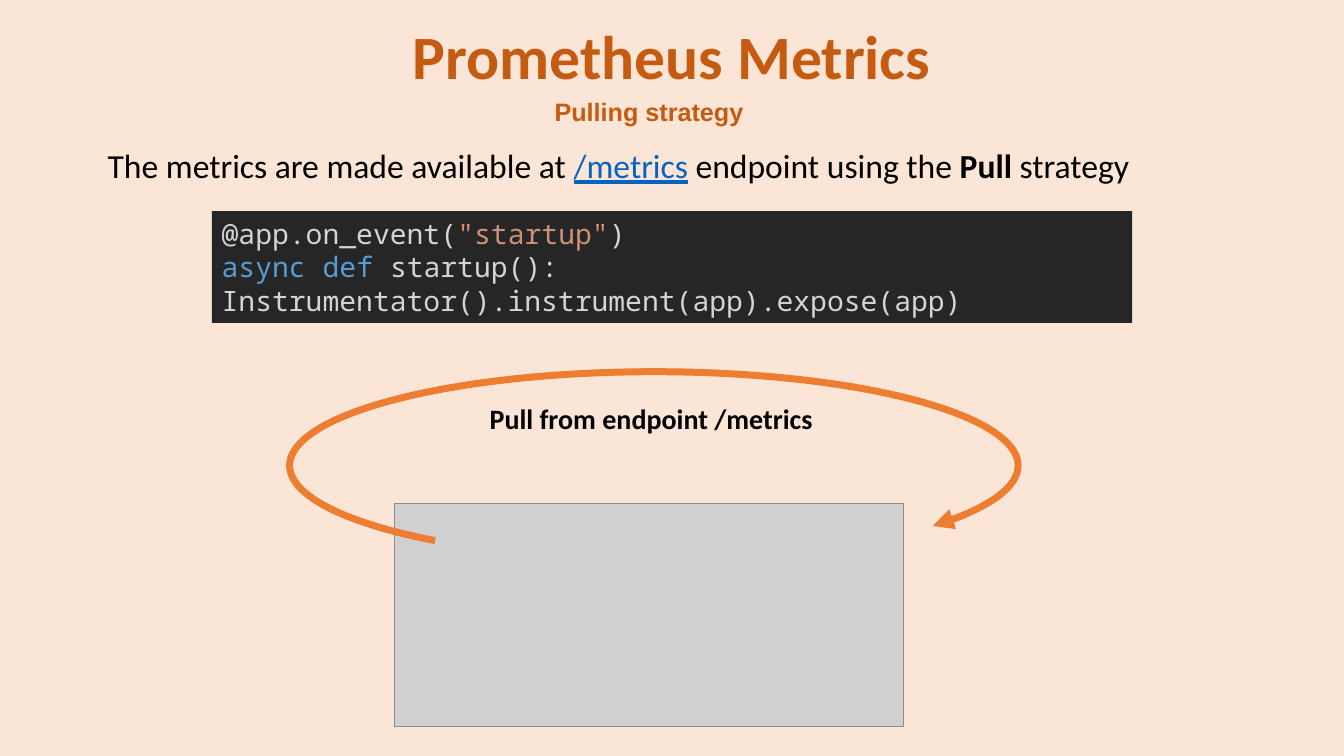
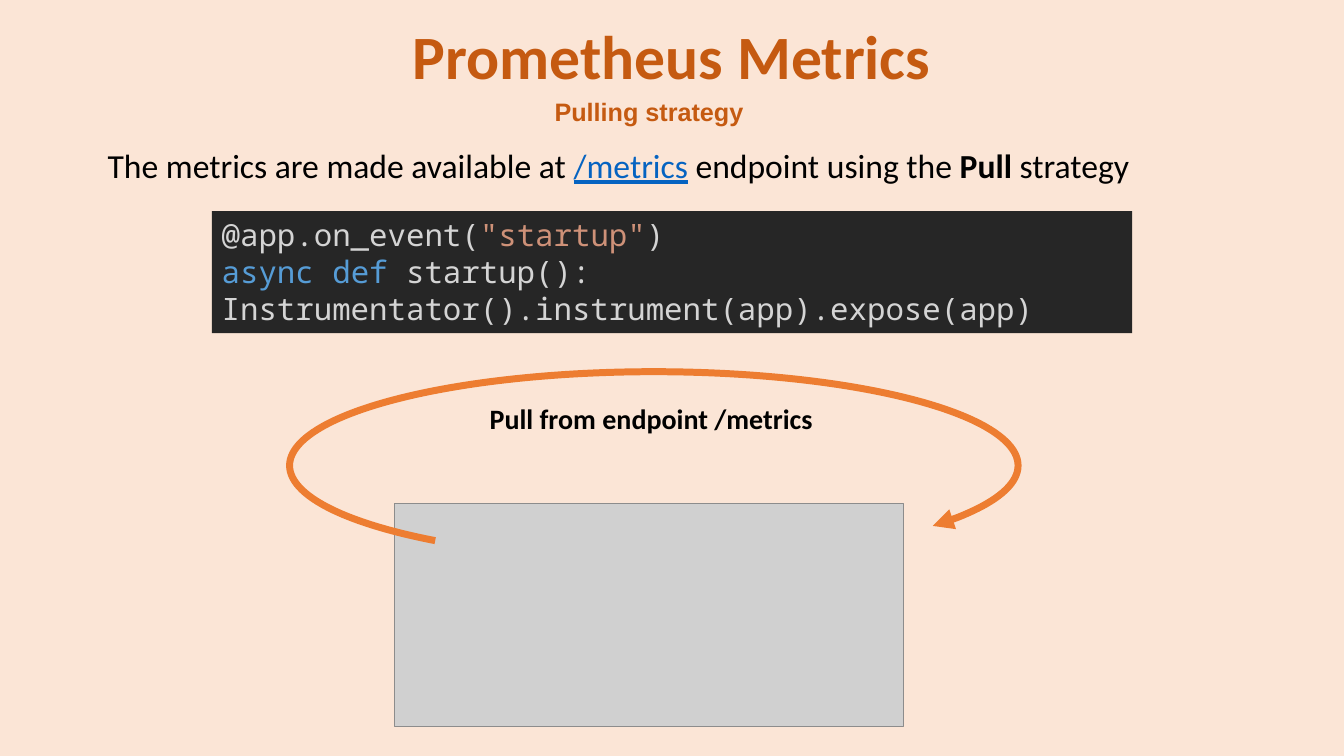
Before and after one commit to se4ai2223-uniba/architectural-style-recognition, a slide deck: slide 14 of docs/ArchiNet Team-Milestone 6.pptx. Drawn at 1344x756 pixels with LibreOffice and Linux fonts; fonts in the diff are those of the drawing; grey boxes stand for pictures. Boxes give left, top, right and bottom in pixels: in the first picture for what was removed or moved away, otherwise in the second. Text is boxed around its words. In the diff, an @@ line names an element or a change of style, - is before the commit and + after.

```diff
--- a/docs/ArchiNet Team-Milestone 6.pptx
+++ b/docs/ArchiNet Team-Milestone 6.pptx
@@ rectangle "@app.on_event("startup")": place and size @@
-rectangle "@app.on_event("startup")" at (212,211,1132,323)
+rectangle "@app.on_event("startup")" at (212,211,1132,333)
@@ rectangle "@app.on_event("startup")" at (212,211,1132,333): size 20 to 22 pt @@
```
Also in this commit, not shown: 3 other slides changed.
